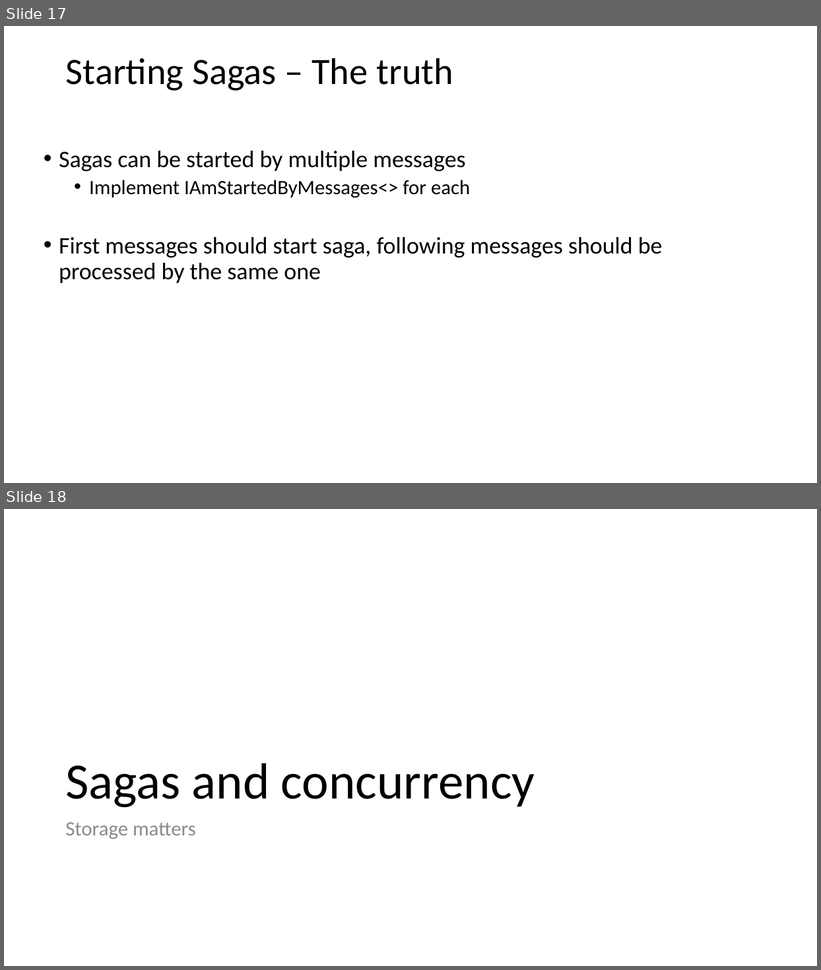
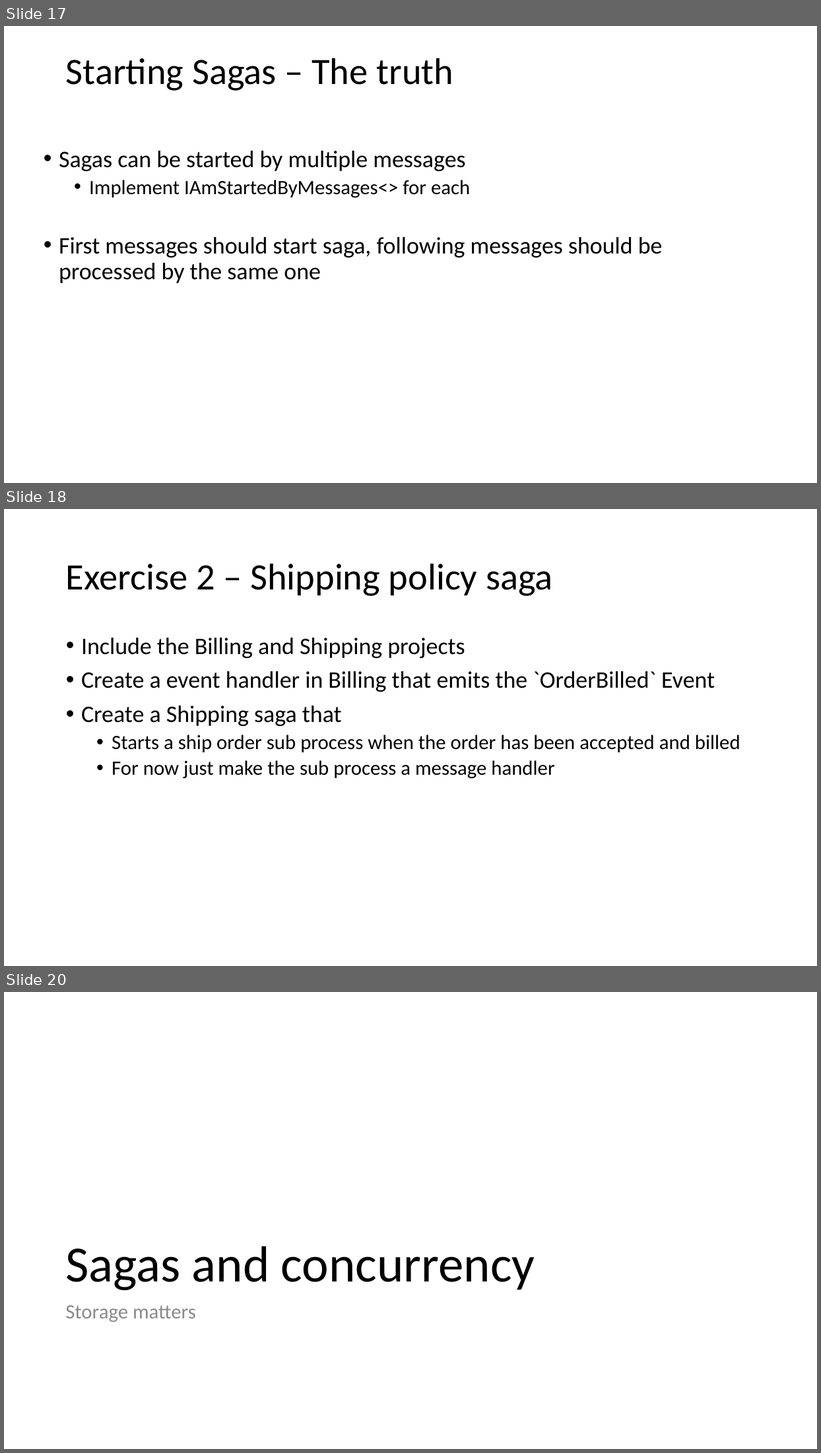
Before and after one commit to Particular/SagaMasterClass, a slide deck: SagaMasterClass.pptx. Shown one above the other, each under a label of ours: slides 17 and 18 before the commit, slides 17, 18 and 20 after it; the slides between them are not shown. The pictures are 821x970 and 821x1453 pixels, drawn with LibreOffice and Linux fonts; fonts in the diff are those of the drawing. Boxes give left, top, right and bottom in pixels: in the first picture for what was removed or moved away, otherwise in the second. Text is boxed around its words. In the diff, an @@ line names an element or a change of style, - is before the commit and + after.

Commit message:
Adding the shipping policy

```diff
--- a/SagaMasterClass.pptx
+++ b/SagaMasterClass.pptx
@@ slide 18 added at bbox=[4, 509, 817, 966], background #FFFFFF @@
@@ title added at bbox=[66, 563, 553, 596], 44 pt, text #000000 @@
+Exercise 2 – Shipping policy saga
@@ text added at bbox=[81, 638, 741, 779], 28 pt, text #000000 @@
+• Include the Billing and Shipping projects
+• Create a event handler in Billing that emits the `OrderBilled` Event
+• Create a Shipping saga that
+  • Starts a ship order sub process when the order has been accepted and billed
+  • For now just make the sub process a message handler
@@ what was slide 18 is now slide 20 @@
```
Also in this commit, not shown: 3 other slides added, 13 other files.
